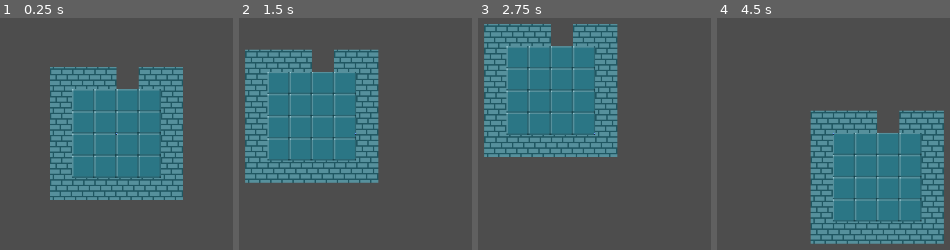
Above: before the commit, frames 1-4 (left to right).
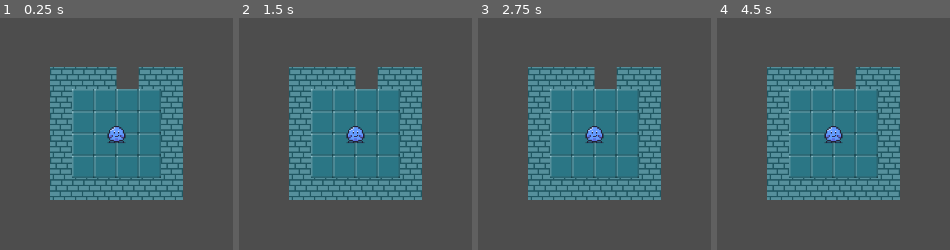
Above: after the commit, the same moments.

Repository: cbenjamin14/zeldaclone
Game: Godot game, scene res://scenes/main.tscn
Two runs of this game, one before a commit and one after it. Both use one fixed random seed, a clock stepped at 60 frames per second and the inputs below.
Inputs (mouse positions are in pixels of both pictures, inside the frame that each line leads up to):
- Up to frame 1 (0.25 s): no input
- Up to frame 2 (1.5 s): tap Enter at 0.5 s; move the mouse to (outside the picture) at 0.52 s; press the mouse at (outside the picture) at 0.53 s; hold Right (ui_right) 0.53-1.28 s; tap Space at 1.25 s; move the mouse to (outside the picture) at 1.27 s; release the mouse at (outside the picture) at 1.28 s; hold Down (ui_down) from 1.28 s (still down); tap E (interact) at 1.35 s
- Up to frame 3 (2.75 s): tap Enter at 2 s; move the mouse to (673, 34) at 2.02 s; release Down (ui_down) at 2.03 s; press the mouse at (673, 34) at 2.03 s; hold Right (ui_right) from 2.03 s (still down)
- Up to frame 4 (4.5 s): tap Space at 2.75 s; move the mouse to (793, 222) at 2.77 s; release Right (ui_right) at 2.78 s; release the mouse at (793, 222) at 2.78 s; hold Up (ui_up) 2.78-3.53 s; tap E (interact) at 2.85, 4.35 s; move the mouse to (outside the picture) at 3.52 s; press the mouse at (outside the picture) at 3.53 s; hold Left (ui_left) from 3.53 s (still down); move the mouse to (outside the picture) at 4.27 s; release the mouse at (outside the picture) at 4.28 s

The runs differ from the first frame. In frame 1, 0.5% of the frame differs, in the area x 45-55%, y 46-54%; in frame 2, 38%; in frame 3, 45%, in the area x 2-79%, y 2-79%; in frame 4, 44%.

Commit message:
made the character have grid movment, and resized it to fit the map.

Diff:
--- a/project.godot
+++ b/project.godot
@@ -70,6 +70,26 @@
 "events": [Object(InputEventMouseButton,"resource_local_to_scene":false,"resource_name":"","device":-1,"window_id":0,"a …(258 unchanged characters)…
 ]
 }
+up={
+"deadzone": 0.2,
+"events": [Object(InputEventKey,"resource_local_to_scene":false,"resource_name":"","device":-1,"window_id":0,"alt_pressed":false,"shift_pressed":false,"ctrl_pressed":false,"meta_pressed":false,"pressed":false,"keycode":0,"physical_keycode":87,"key_label":0,"unicode":119,"location":0,"echo":false,"script":null)
+]
+}
+down={
+"deadzone": 0.2,
+"events": [Object(InputEventKey,"resource_local_to_scene":false,"resource_name":"","device":-1,"window_id":0,"alt_pressed":false,"shift_pressed":false,"ctrl_pressed":false,"meta_pressed":false,"pressed":false,"keycode":0,"physical_keycode":83,"key_label":0,"unicode":115,"location":0,"echo":false,"script":null)
+]
+}
+left={
+"deadzone": 0.2,
+"events": [Object(InputEventKey,"resource_local_to_scene":false,"resource_name":"","device":-1,"window_id":0,"alt_pressed":false,"shift_pressed":false,"ctrl_pressed":false,"meta_pressed":false,"pressed":false,"keycode":0,"physical_keycode":65,"key_label":0,"unicode":97,"location":0,"echo":false,"script":null)
+]
+}
+right={
+"deadzone": 0.2,
+"events": [Object(InputEventKey,"resource_local_to_scene":false,"resource_name":"","device":-1,"window_id":0,"alt_pressed":false,"shift_pressed":false,"ctrl_pressed":false,"meta_pressed":false,"pressed":false,"keycode":0,"physical_keycode":68,"key_label":0,"unicode":100,"location":0,"echo":false,"script":null)
+]
+}
 
 [physics]
 
--- a/scenes/main.tscn
+++ b/scenes/main.tscn
@@ -44,5 +44,5 @@
 tile_set = SubResource("TileSet_h2yge")
 
 [node name="Player" parent="." unique_id=148422797 instance=ExtResource("2_0xm2m")]
-scale = Vector2(0.1, 0.1)
+scale = Vector2(0.9, 0.9)
 collision_mask = 5
--- a/scripts/player.gd
+++ b/scripts/player.gd
@@ -1,24 +1,29 @@
 extends CharacterBody2D
 
-
-@export var speed = 100.0
-@export var accel = 10.0
+@export var base_speed_mult = 3000
+var move
 var input : Vector2
 var last_input = null
 func get_input():
-	input.x = Input.get_action_strength("ui_right") - Input.get_action_strength("ui_left")
-	input.y = Input.get_action_strength("ui_down") - Input.get_action_strength("ui_up")
+	move = Vector2.ZERO
+	if Input.is_action_pressed("up"):
+		move = Vector2(0, -1)
+	elif Input.is_action_pressed("down"):
+		move = Vector2(0, 1)
+	elif Input.is_action_pressed("left"):
+		move = Vector2(-1, 0)
+	elif Input.is_action_pressed("right"):
+		move = Vector2(1, 0)
 	if Input.is_action_pressed("interact"):
 		print("done")
-
-	if Input.is_action_pressed("ui_up"):
+	if Input.is_action_pressed("up"):
 		last_input = "up"
-	elif Input.is_action_pressed("ui_down"):
+	elif Input.is_action_pressed("down"):
 		last_input = "down"
-	elif Input.is_action_pressed("ui_left"):
+	elif Input.is_action_pressed("left"):
 		last_input = "left"
 		$Sprite2D.flip_h = true
-	elif Input.is_action_pressed("ui_right"):
+	elif Input.is_action_pressed("right"):
 		last_input = "right"
 		$Sprite2D.flip_h = false
 	if Input.is_action_pressed("attack"):
@@ -42,9 +47,9 @@
 			$up_attack/UpHB.disabled = true
 			$right_attack/RightHB.disabled = true
 		"""
-	return input.normalized()
+	return move.normalized()
 
 func _physics_process(delta):
 	var action = get_input()
-	velocity = lerp(velocity, action * speed, delta * accel)
+	velocity = action * base_speed_mult * delta
 	move_and_slide()
